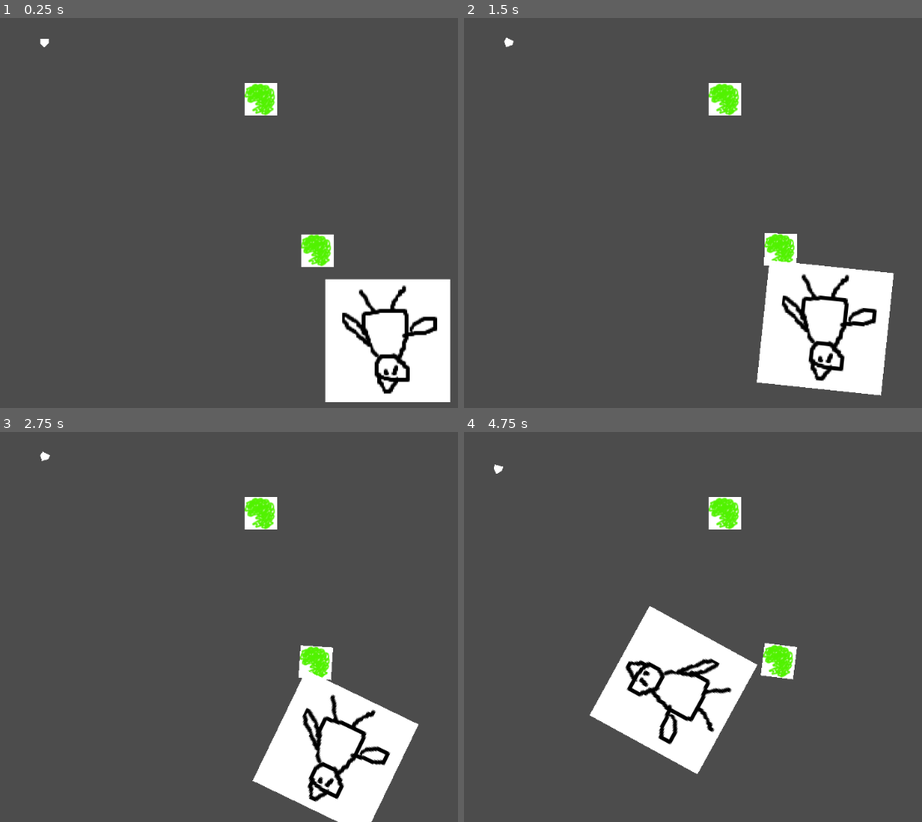
Above: before the commit, frames 1-4 (two rows, left to right).
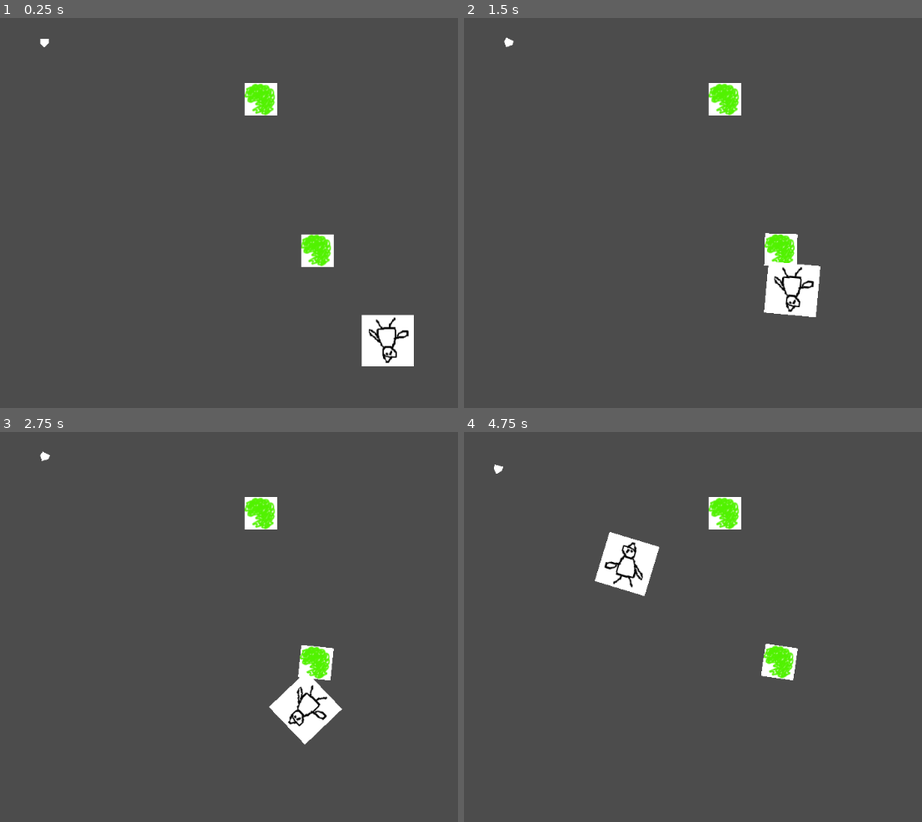
Above: after the commit, the same moments.

Repository: GameDrivenDesign/HareDerLage
Game: Godot game, scene res://game/game.tscn
Same seed, same stepped clock (60 frames per second), same inputs: the game is played once before the commit and once after it.
Inputs:
- Up to frame 1 (0.25 s): no input
- Up to frame 2 (1.5 s): hold D (right) 0.53-1.28 s; hold A (left) from 1.28 s (still down)
- Up to frame 3 (2.75 s): release A (left) at 2.03 s; hold D (right) from 2.03 s (still down)
- Up to frame 4 (4.75 s): release D (right) at 2.78 s; hold W (up) 2.78-3.53 s; hold A (left) from 3.53 s (still down)

The runs differ from the first frame. In frame 1, 7.7% of the frame differs, in the area x 70-99%, y 66-99%; in frame 2, 7.7%; in frame 3, 8.0%; in frame 4, 10%, in the area x 27-73%, y 25-88%.

Commit message:
the chicken is smaller now

Diff:
--- a/spr_chickenWing.tscn
+++ b/spr_chickenWing.tscn
@@ -6,7 +6,7 @@
 [sub_resource type="RectangleShape2D" id=1]
 
 custom_solver_bias = 0.0
-extents = Vector2( 80.5634, 88.7136 )
+extents = Vector2( 32.4787, 34.5117 )
 
 [node name="spr_chickenWing" type="RigidBody2D"]
 
Binary file changed: chicken_wing/chicken_wing_placeholder.PNG
Not shown, changed: chicken_wing/chicken_wing_placeholder.PNG.import
